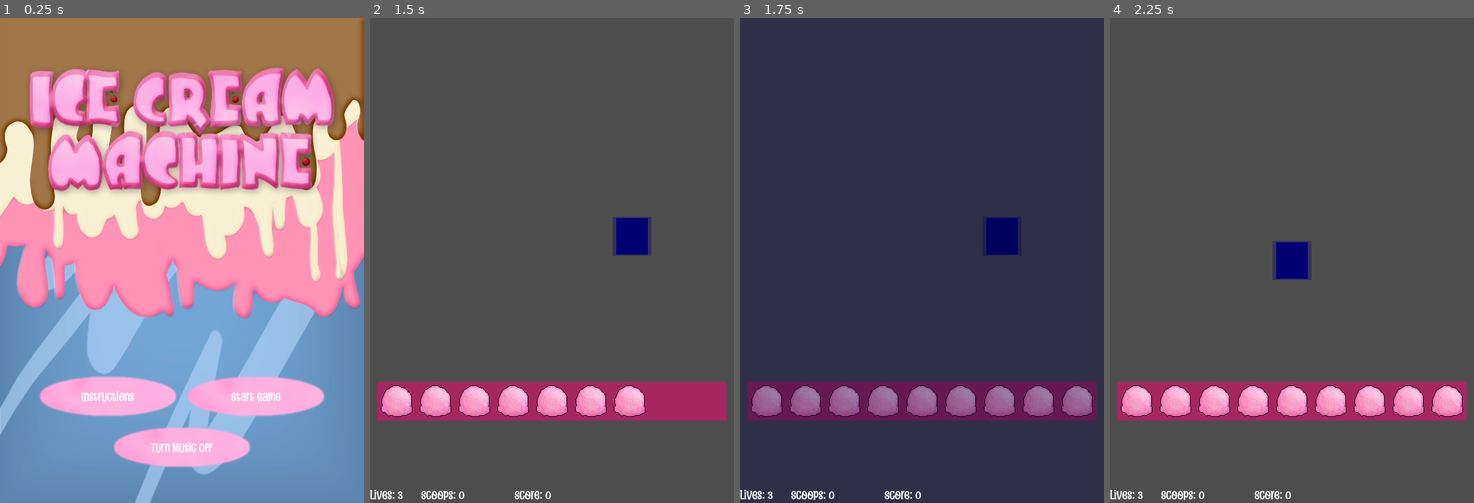
Above: before the commit, frames 1-4 (left to right).
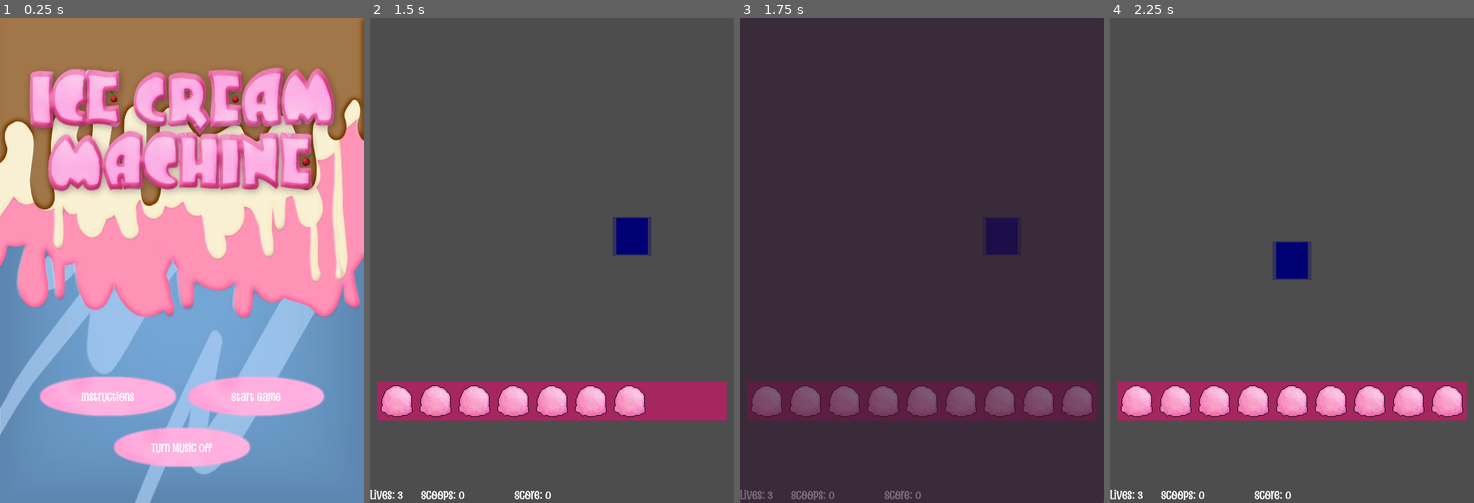
Above: after the commit, the same moments.

Repository: pjpollina/neo-icecream
Game: Godot game, scene res://game_objects/main_menu.tscn
The game is run twice, just before and just after one commit, with the same random seed, the same clock (stepped at 60 frames per second) and the same inputs. Sound files missing from this copy of the repository are replaced by a short silence.
Inputs (mouse positions are in pixels of both pictures, inside the frame that each line leads up to):
- Up to frame 1 (0.25 s): no input
- Up to frame 2 (1.5 s): click "Start Game" at 0.5 s; move the mouse to (632, 236) at 1.27 s; click (632, 236) at 1.42 s
- Up to frame 3 (1.75 s): no input
- Up to frame 4 (2.25 s): tap Enter at 2 s; move the mouse to (1292, 260) at 2.02 s; click (1292, 260) at 2.17 s

Frames 1-2 are identical in both runs. In frame 3, 4.8% of the frame differs, in the area x 0-100%, y 0-100%; in frame 4, nothing differs.

Commit message:
Consolidated game scenes

Diff:
--- a/game_objects/bonus_popup.gd
+++ /dev/null
@@ -1,11 +0,0 @@
-extends Control
-
-func _process(_delta):
-  $Text.modulate.a = $Timer.time_left
-
-func ping():
-  $Timer.start(1.0)
-  Audio.play_sfx("bonus_topping")
-
-func _on_timer_timeout():
-  $Timer.stop()
--- a/game_objects/bonus_popup.tscn
+++ /dev/null
@@ -1,30 +0,0 @@
-[gd_scene load_steps=2 format=3]
-
-[ext_resource type="Script" path="res://game_objects/bonus_popup.gd" id="1_plct6"]
-
-[node name="BonusPopup" type="Control"]
-layout_mode = 3
-anchors_preset = 15
-anchor_right = 1.0
-anchor_bottom = 1.0
-grow_horizontal = 2
-grow_vertical = 2
-script = ExtResource("1_plct6")
-
-[node name="Text" type="Label" parent="."]
-layout_mode = 1
-anchors_preset = 14
-anchor_top = 0.5
-anchor_right = 1.0
-anchor_bottom = 0.5
-offset_top = -11.5
-offset_bottom = 11.5
-grow_horizontal = 2
-grow_vertical = 2
-text = "Topping Bonus!"
-horizontal_alignment = 1
-vertical_alignment = 1
-
-[node name="Timer" type="Timer" parent="."]
-
-[connection signal="timeout" from="Timer" to="." method="_on_timer_timeout"]
--- a/game_objects/game.gd
+++ b/game_objects/game.gd
@@ -14,6 +14,9 @@
   $StatusMenu/Lives.text = "Lives: %d" % lives
   $StatusMenu/Score.text = "Score: %d" % score
   $StatusMenu/Scoops.text = "Scoops: %d" % dodges
+
+func _process(_delta):
+  $BonusPopup/Text.modulate.a = $BonusPopup/Timer.time_left
 
 # Called when the player is hit by a bad projectile
 func _on_player_splattered():
@@ -33,17 +36,21 @@
   dodges += 1
   score += 5
   if topping > Scoop.Topping.None:
-    $BonusPopup.ping()
+    $BonusPopup/Timer.start(1.0)
     Audio.play_sfx("bonus_topping")
     score += 10
   $StatusMenu/Score.text = "Score: %d" % score
   $StatusMenu/Scoops.text = "Scoops: %d" % dodges
 
 func _on_load_sequence_donezo():
-  $Popup.show()
+  $LevelPopup.show()
   Audio.play_sfx("ui_popup_show")
 
-func _on_popup_dismissed():
-  $Popup.hide()
-  Audio.play_sfx("ui_popup_hide")
-  $Shooter.prepare()
+func _on_timer_timeout():
+  $BonusPopup/Timer.stop()
+
+func _on_level_popup_gui_input(event):
+  if event as InputEventMouseButton:
+    $LevelPopup.hide()
+    Audio.play_sfx("ui_popup_hide")
+    $Shooter.prepare()
--- a/game_objects/game.tscn
+++ b/game_objects/game.tscn
@@ -1,11 +1,10 @@
-[gd_scene load_steps=7 format=3]
+[gd_scene load_steps=5 format=3 uid="uid://1ejqjyno13gk"]
 
 [ext_resource type="PackedScene" path="res://game_objects/player.tscn" id="1_ev5gp"]
 [ext_resource type="Script" path="res://game_objects/game.gd" id="1_sqkp8"]
-[ext_resource type="PackedScene" path="res://game_objects/popup.tscn" id="4_1kqce"]
 [ext_resource type="PackedScene" path="res://game_objects/shooter.tscn" id="4_rencn"]
-[ext_resource type="PackedScene" path="res://game_objects/bonus_popup.tscn" id="5_uba25"]
-[ext_resource type="PackedScene" uid="uid://qmcyji1gdutc" path="res://game_objects/status_menu.tscn" id="6_fu1bs"]
+
+[sub_resource type="PlaceholderTexture2D" id="PlaceholderTexture2D_ubhh4"]
 
 [node name="Game" type="Node"]
 script = ExtResource("1_sqkp8")
@@ -14,16 +13,92 @@
 
 [node name="Shooter" parent="." instance=ExtResource("4_rencn")]
 
-[node name="BonusPopup" parent="." instance=ExtResource("5_uba25")]
+[node name="StatusMenu" type="HBoxContainer" parent="."]
+anchors_preset = 2
+anchor_top = 1.0
+anchor_bottom = 1.0
+offset_top = -26.0
+offset_right = 388.0
+grow_vertical = 0
+metadata/_edit_group_ = true
 
-[node name="Popup" parent="." instance=ExtResource("4_1kqce")]
+[node name="Lives" type="Label" parent="StatusMenu"]
+custom_minimum_size = Vector2(80, 0)
+layout_mode = 2
+text = "Lives: 99"
+vertical_alignment = 1
+
+[node name="Scoops" type="Label" parent="StatusMenu"]
+custom_minimum_size = Vector2(150, 0)
+layout_mode = 2
+text = "Scoops: 999/999"
+vertical_alignment = 1
+
+[node name="Score" type="Label" parent="StatusMenu"]
+custom_minimum_size = Vector2(150, 0)
+layout_mode = 2
+text = "Score: 99,999"
+vertical_alignment = 1
+
+[node name="BonusPopup" type="Control" parent="."]
+layout_mode = 3
+anchors_preset = 15
+anchor_right = 1.0
+anchor_bottom = 1.0
+grow_horizontal = 2
+grow_vertical = 2
+metadata/_edit_group_ = true
+
+[node name="Text" type="Label" parent="BonusPopup"]
+layout_mode = 1
+anchors_preset = 14
+anchor_top = 0.5
+anchor_right = 1.0
+anchor_bottom = 0.5
+offset_top = -11.5
+offset_bottom = 11.5
+grow_horizontal = 2
+grow_vertical = 2
+text = "Topping Bonus!"
+horizontal_alignment = 1
+vertical_alignment = 1
+
+[node name="Timer" type="Timer" parent="BonusPopup"]
+
+[node name="LevelPopup" type="Control" parent="."]
 visible = false
+layout_mode = 3
+anchors_preset = 15
+anchor_right = 1.0
+anchor_bottom = 1.0
+grow_horizontal = 2
+grow_vertical = 2
+metadata/_edit_group_ = true
 
-[node name="StatusMenu" parent="." instance=ExtResource("6_fu1bs")]
+[node name="Overlay" type="Panel" parent="LevelPopup"]
+layout_mode = 1
+anchors_preset = 5
+anchor_left = 0.5
+anchor_right = 0.5
+offset_left = -300.0
+offset_right = 300.0
+offset_bottom = 800.0
+grow_horizontal = 2
+
+[node name="Foreground" type="TextureRect" parent="LevelPopup"]
+self_modulate = Color(1, 1, 1, 0.0588235)
+layout_mode = 1
+anchors_preset = 15
+anchor_right = 1.0
+anchor_bottom = 1.0
+grow_horizontal = 2
+grow_vertical = 2
+texture = SubResource("PlaceholderTexture2D_ubhh4")
 
 [connection signal="body_entered" from="Player" to="Player" method="_on_body_entered"]
 [connection signal="splattered" from="Player" to="." method="_on_player_splattered"]
 [connection signal="donezo" from="Shooter/LoadSequence" to="." method="_on_load_sequence_donezo"]
-[connection signal="dismissed" from="Popup" to="." method="_on_popup_dismissed"]
+[connection signal="timeout" from="BonusPopup/Timer" to="." method="_on_timer_timeout"]
+[connection signal="gui_input" from="LevelPopup" to="." method="_on_level_popup_gui_input"]
 
 [editable path="Shooter"]
--- a/game_objects/popup.gd
+++ /dev/null
@@ -1,7 +0,0 @@
-extends Control
-
-signal dismissed
-
-func _on_gui_input(event: InputEvent):
-  if event as InputEventMouseButton:
-    dismissed.emit()
--- a/game_objects/popup.tscn
+++ /dev/null
@@ -1,26 +0,0 @@
-[gd_scene load_steps=3 format=3]
-
-[ext_resource type="Script" path="res://game_objects/popup.gd" id="1_legaj"]
-
-[sub_resource type="PlaceholderTexture2D" id="PlaceholderTexture2D_kqfff"]
-
-[node name="Popup" type="Control"]
-layout_mode = 3
-anchors_preset = 15
-anchor_right = 1.0
-anchor_bottom = 1.0
-grow_horizontal = 2
-grow_vertical = 2
-script = ExtResource("1_legaj")
-
-[node name="Background" type="TextureRect" parent="."]
-self_modulate = Color(0, 0.654902, 0.239216, 0.380392)
-layout_mode = 1
-anchors_preset = 15
-anchor_right = 1.0
-anchor_bottom = 1.0
-grow_horizontal = 2
-grow_vertical = 2
-texture = SubResource("PlaceholderTexture2D_kqfff")
-
-[connection signal="gui_input" from="." to="." method="_on_gui_input"]
--- a/game_objects/status_menu.gd
+++ /dev/null
@@ -1,11 +0,0 @@
-extends Control
-
-
-# Called when the node enters the scene tree for the first time.
-func _ready():
-  pass # Replace with function body.
-
-
-# Called every frame. 'delta' is the elapsed time since the previous frame.
-func _process(delta):
-  pass
--- a/game_objects/status_menu.tscn
+++ /dev/null
@@ -1,28 +0,0 @@
-[gd_scene format=3 uid="uid://qmcyji1gdutc"]
-
-[node name="StatusMenu" type="HBoxContainer"]
-anchors_preset = 2
-anchor_top = 1.0
-anchor_bottom = 1.0
-offset_top = -26.0
-offset_right = 388.0
-grow_vertical = 0
-metadata/_edit_group_ = true
-
-[node name="Lives" type="Label" parent="."]
-custom_minimum_size = Vector2(80, 0)
-layout_mode = 2
-text = "Lives: 99"
-vertical_alignment = 1
-
-[node name="Scoops" type="Label" parent="."]
-custom_minimum_size = Vector2(150, 0)
-layout_mode = 2
-text = "Scoops: 999/999"
-vertical_alignment = 1
-
-[node name="Score" type="Label" parent="."]
-custom_minimum_size = Vector2(150, 0)
-layout_mode = 2
-text = "Score: 99,999"
-vertical_alignment = 1
